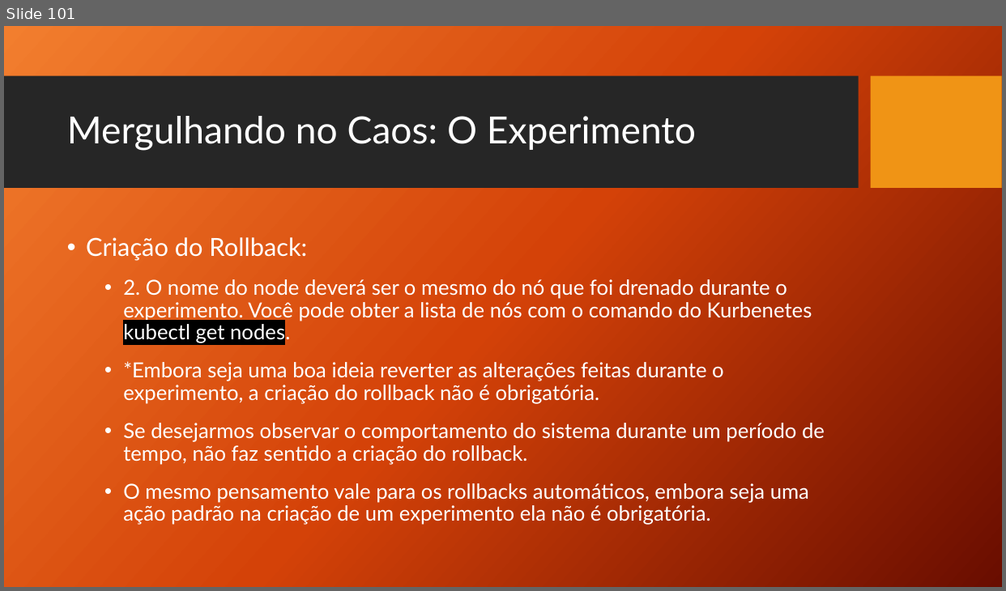
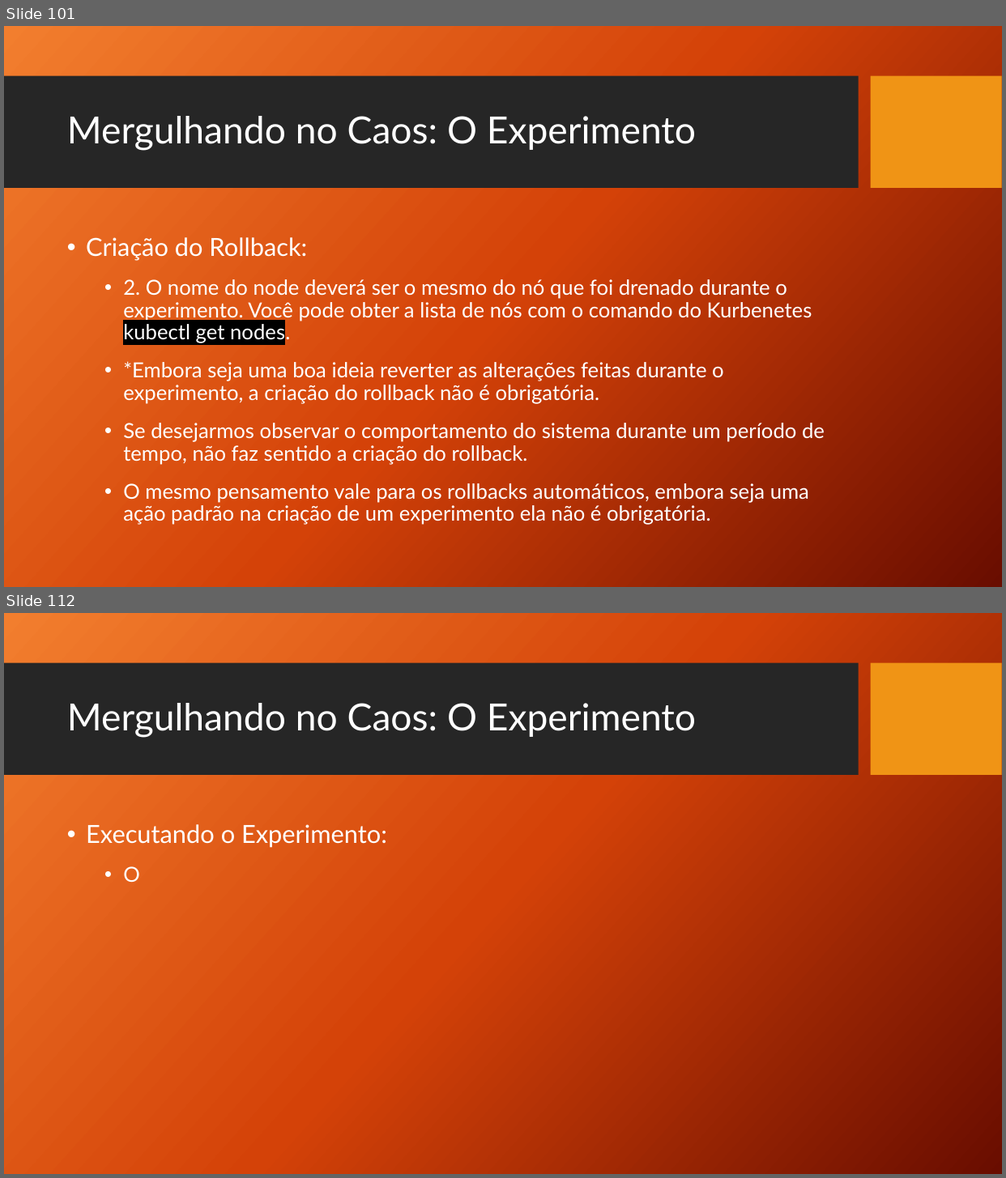
Before and after one commit to TCC-Chaos-Engineering/docs-chaos-engineering, a slide deck: docs/Chaos Engineering - Das Hipoteses aos Testes.pptx. Shown one above the other, each under a label of ours: slide 101 before the commit, slides 101 and 112 after it; the slides between them are not shown. The pictures are 1006x591 and 1006x1178 pixels, drawn with LibreOffice and Linux fonts; fonts in the diff are those of the drawing; background and template pictures are left out. Boxes give left, top, right and bottom in pixels: in the first picture for what was removed or moved away, otherwise in the second. Text is boxed around its words. In the diff, an @@ line names an element or a change of style, - is before the commit and + after.

```diff
--- a/docs/Chaos Engineering - Das Hipoteses aos Testes.pptx
+++ b/docs/Chaos Engineering - Das Hipoteses aos Testes.pptx
@@ slide 112 added at [4, 613, 1002, 1174], background picture (left out); not listed: 2 template elements that a slide beside it also shows @@
@@ title added at [67, 703, 696, 738], 36 pt, text #FFFFFF @@
+Mergulhando no Caos: O Experimento
@@ text added at [86, 824, 387, 882], 24 pt, text #FFFFFF @@
+• Executando o Experimento:
+  • O
```
Also in this commit, not shown: 1 slide changed, 30 other slides added.
